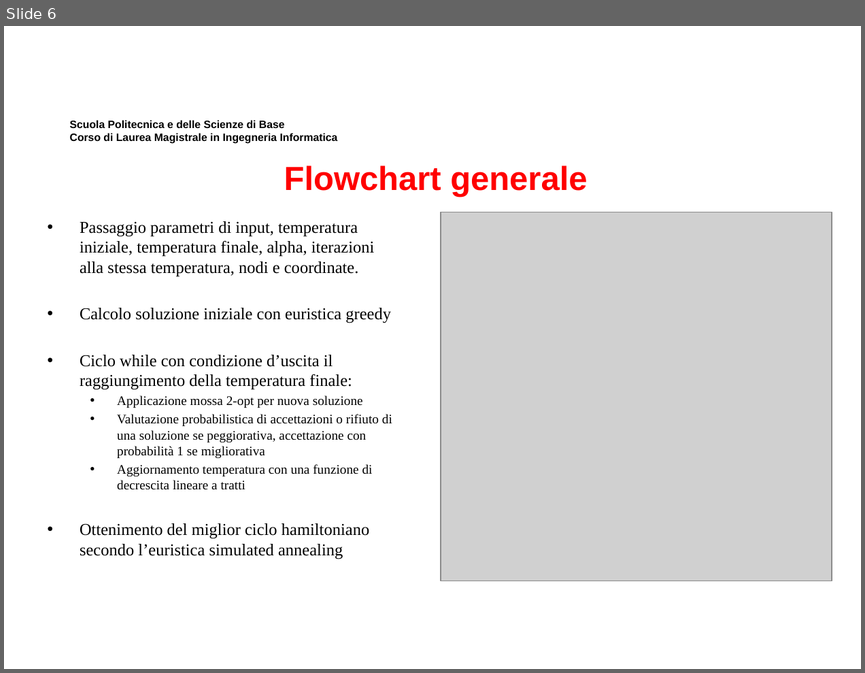
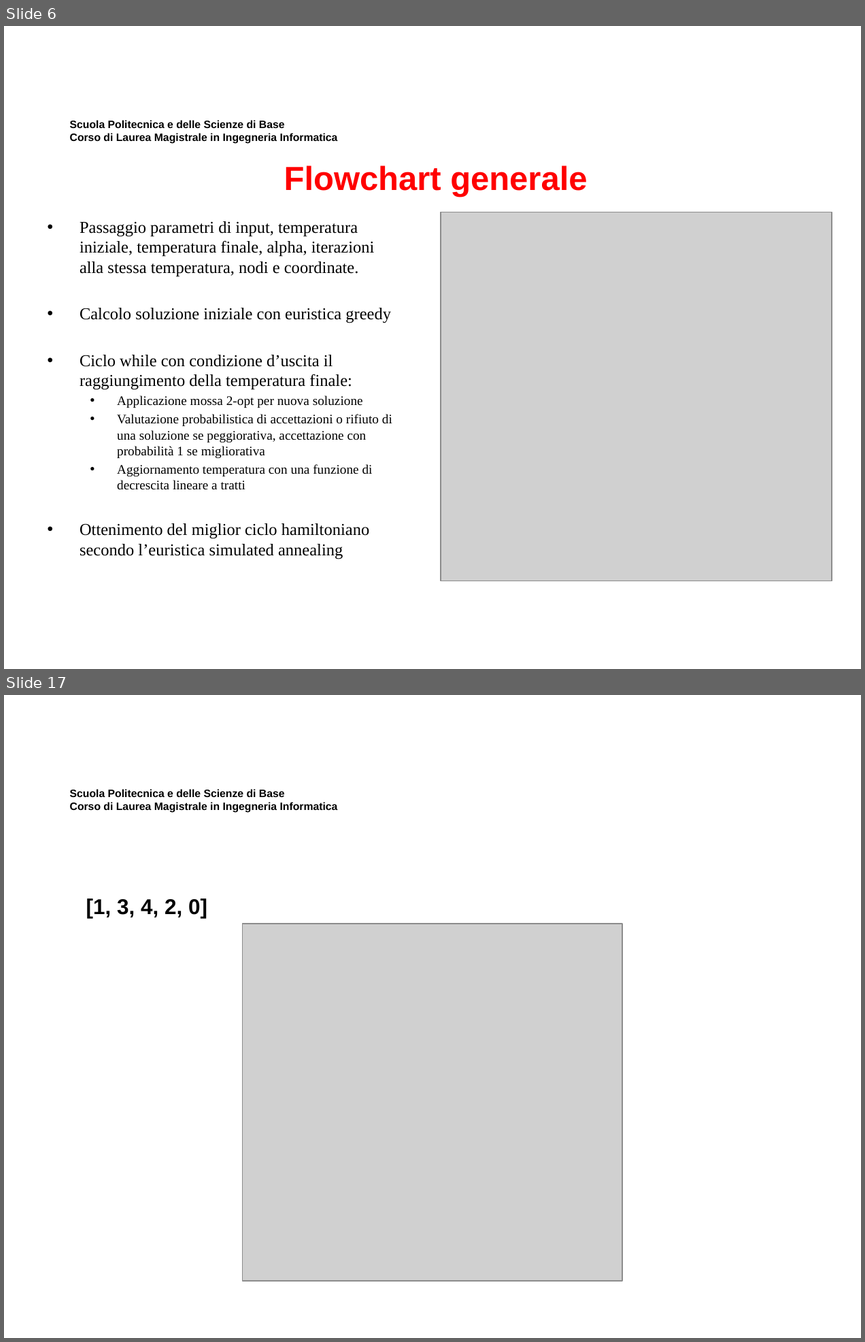
Before and after one commit to MicheleMaresca98/TSP-SimulatedAnnealing, a slide deck: Presentazione Elaborato Ricerca Operativa.pptx. Shown one above the other, each under a label of ours: slide 6 before the commit, slides 6 and 17 after it; the slides between them are not shown. The pictures are 865x673 and 865x1342 pixels, drawn with LibreOffice and Linux fonts; fonts in the diff are those of the drawing; grey boxes stand for pictures; background and template pictures are left out. Boxes give left, top, right and bottom in pixels: in the first picture for what was removed or moved away, otherwise in the second. Text is boxed around its words. In the diff, an @@ line names an element or a change of style, - is before the commit and + after.

```diff
--- a/Presentazione Elaborato Ricerca Operativa.pptx
+++ b/Presentazione Elaborato Ricerca Operativa.pptx
@@ slide 17 added at (4,695,861,1338), background #FFFFFF; not listed: 1 template element that a slide beside it also shows @@
@@ text added at (86,898,207,918), 18 pt, text #000000, bold @@
+[1, 3, 4, 2, 0]
@@ picture added at (242,923,621,1281) @@
```
Also in this commit, not shown: 19 other slides added.
